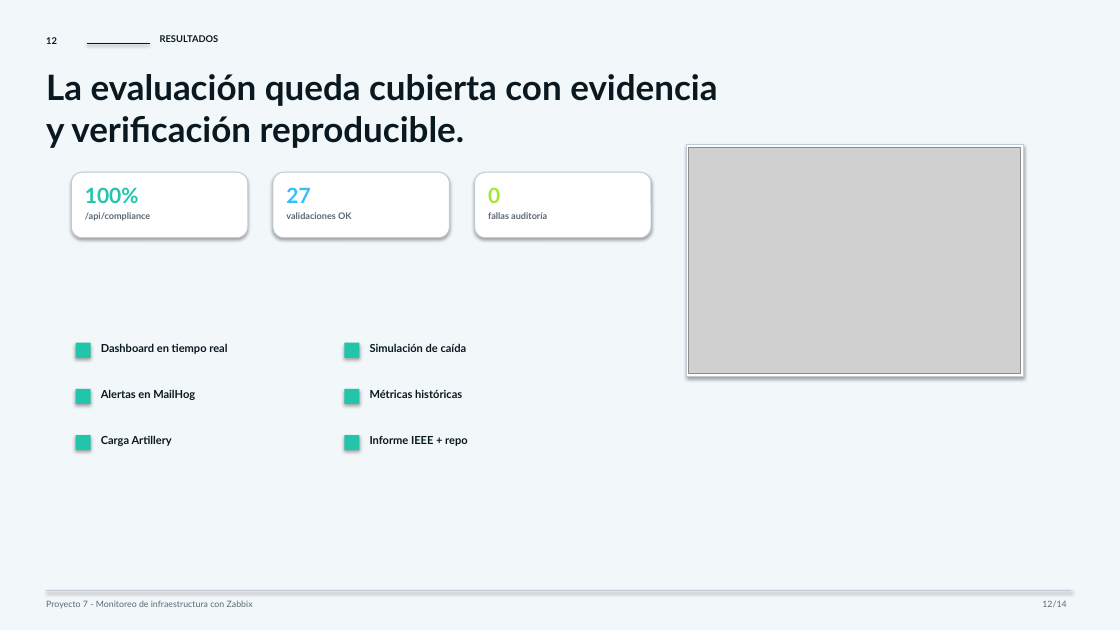
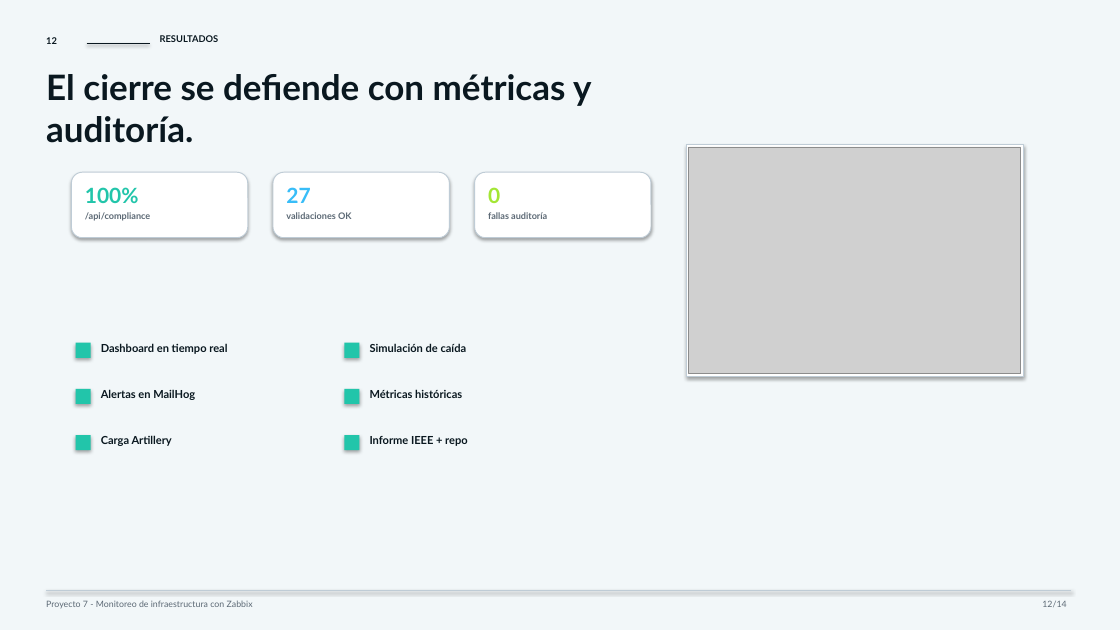
Before and after one commit to ballesterossmartsolutionssas/Proyecto7-Zabbix, a slide deck: slide 12 of entrega-final/Presentacion_Proyecto7_Zabbix.pptx. Drawn at 1120x630 pixels with LibreOffice and Linux fonts; fonts in the diff are those of the drawing; grey boxes stand for pictures. Boxes give left, top, right and bottom in pixels: in the first picture for what was removed or moved away, otherwise in the second. Text is boxed around its words. In the diff, an @@ line names an element or a change of style, - is before the commit and + after.

```diff
--- a/entrega-final/Presentacion_Proyecto7_Zabbix.pptx
+++ b/entrega-final/Presentacion_Proyecto7_Zabbix.pptx
@@ text at (46,74,591,143): text changed @@
-La evaluación queda cubierta con evidencia y verificación reproducible.
+El cierre se defiende con métricas y auditoría.
```
Also in this commit, not shown: 13 other slides changed, 11 other files.
